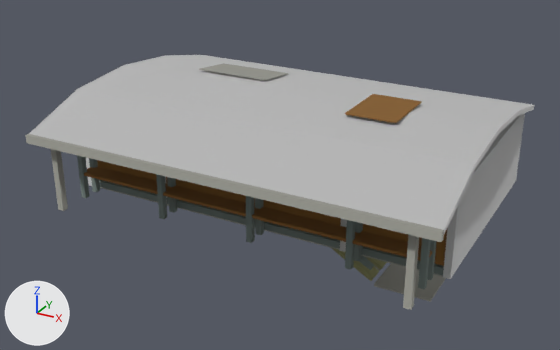
Before and after pictures for a commit that changed the FBX model entregas/teo-modelado/castellon/vestibulo/SM_VestibuloCastellon_v4_Liberada_LOD1.fbx.
Before and after are seen from a 50 mm lens placed at (20.9, -41.1, 20.8), pointed at (-0.9, -1.6, 1.0). Lighting does not change. The marker at lower left points along +X, +Y and +Z. The first picture is the older version. Where no turn or scale is listed for an object, it has been applied to the vertices.

In view in the first picture: 'Cubierta', 'SM_vestibulo_castellon_v4_LOD1'.
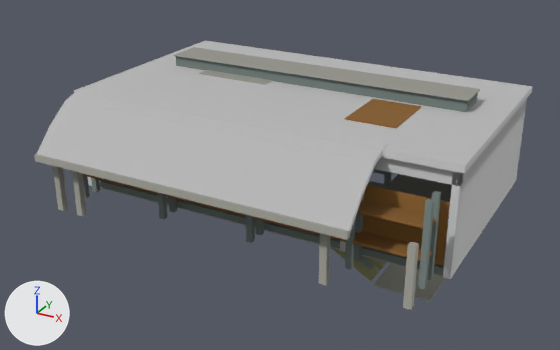
What changed in the scene script:
```text
Change me_sm_vestibulo_castellon_v4_lod1_001:
    used by ob_sm_vestibulo_castellon_v4_lod1; location = (0.0, 0.0, 0.0)
    remove me_sm_vestibulo_castellon_v4_lod1_001.from_pydata(...)  # 440 vertices, 330 faces; spans x -12.0..12.0, y -8.6..7.8, z -7.5..5.0
    add me_sm_vestibulo_castellon_v4_lod1_001.from_pydata(...)  # 440 vertices, 330 faces; spans x -12.0..12.0, y -8.6..7.8, z -7.5..6.0
    me_sm_vestibulo_castellon_v4_lod1_001 part 14: the loose piece of 8 vertices spanning x -12.0..12.0, y -7.0..-6.6, z 4.2..5.0 is moved by (0.0, 0.0, 1.0)
    me_sm_vestibulo_castellon_v4_lod1_001 part 15: 28 of the vertices in x -12.0..12.0, y -7.0..7.0, z 5.0 are moved by (0.0, 0.0, 1.0)
    other edits to the shape of me_sm_vestibulo_castellon_v4_lod1_001 do not show in these pictures
Change me_cubierta:
    used by ob_cubierta; location = (0.0, 0.0, 5.0)
    remove me_cubierta.from_pydata(...)  # 72 vertices, 54 faces; spans x -12.5..12.5, y -11.1..7.0, z -5.0..1.8
    add me_cubierta.from_pydata(...)  # 104 vertices, 78 faces; spans x -12.2..12.2, y -11.1..7.2, z -6.0..1.1
    me_cubierta part 1: a new loose piece, a box spanning x -12.2..12.2, y -7.2..7.2, z 0.0..0.4, in mat_mat_paleta32 (picture img_t_paleta32_png)
    me_cubierta part 2: a new loose piece, a box spanning x -10.0..10.0, y 0.4..2.6, z 0.4..1.1, in mat_mat_paleta32 (picture img_t_paleta32_png)
    me_cubierta part 3: a new loose piece, a box spanning x -10.1..10.1, y 0.3..2.7, z 1.09..1.15, in mat_mat_paleta32 (picture img_t_paleta32_png)
    me_cubierta part 4: the loose piece of 8 vertices spanning x -12.5..12.5, y -11.1..-6.4, z -0.6..1.3 is scaled about its middle by (0.8, 0.328, 0.938), then moved by (-2.0, -1.5, -2.2)
    me_cubierta part 5: the loose piece of 8 vertices spanning x -12.5..12.5, y -6.5..-2.0, z 1.0..1.7 is scaled about its middle by (0.8, 0.329, 0.926), then moved by (-2.0, -3.1, -1.1)
    me_cubierta part 6: a new loose piece, a box spanning x -12.0..8.0, y -11.15..-10.85, z -2.8..-2.4, in mat_mat_paleta32 (picture img_t_paleta32_png)
    me_cubierta part 7: a new loose piece, a box spanning x -9.7..-9.3, y -10.6..-10.2, z -6.0..-2.6, in mat_mat_paleta32 (picture img_t_paleta32_png)
    me_cubierta part 8: a new loose piece, a box spanning x 6.3..6.7, y -10.6..-10.2, z -6.0..-2.6, in mat_mat_paleta32 (picture img_t_paleta32_png)
    me_cubierta part 9: a new loose piece, a box spanning x -7.5..-2.5, y -0.5..2.5, z 0.4..0.46, in mat_mat_paleta32 (picture img_t_paleta32_png)
    me_cubierta part 10: the loose piece of 8 vertices spanning x 4.5..7.5, y -4.0..0.0, z 1.7..1.8 is moved by (0.0, 0.0, -1.3)
    me_cubierta part 11: a new loose piece, a box spanning x -11.2..-10.8, y -10.6..-10.2, z -6.0..-2.6, in mat_mat_paleta32 (picture img_t_paleta32_png)
    me_cubierta part 12: a new loose piece, a box spanning x 10.8..11.2, y -10.6..-10.2, z -6.0..-2.6, in mat_mat_paleta32 (picture img_t_paleta32_png)
    me_cubierta part 13: 6 loose pieces with 48 vertices, spanning x -12.5..12.5, y -11.1..7.0, z -5.0..1.8, are deleted
    other edits to the shape of me_cubierta do not show in these pictures
Change ob_cubierta:
    ob_cubierta.location: (0.0, 0.0, 5.0) -> (0.0, 0.0, 6.0)
```

Where the change shows, as pixel boxes (x1, y1, x2, y2) in the pictures (560 x 350 px; the box of a moved part takes in the faces that stretch with it):
'Cubierta', reshaped, moved
    before: (25, 55, 534, 310)
    after: (34, 41, 533, 310)
'SM_vestibulo_castellon_v4_LOD1', reshaped (7% taller)
    before: (77, 113, 525, 301)
    after: (82, 99, 527, 301)
part 1 of me_cubierta, added
    after: (74, 41, 533, 173)
part 2 of me_cubierta, added
    after: (176, 56, 478, 112)
part 3 of me_cubierta, added
    after: (174, 47, 480, 101)
part 4 of me_cubierta, moved or reshaped
    before: (29, 89, 475, 234)
    after: (37, 125, 363, 235)
part 5 of me_cubierta, moved or reshaped
    before: (78, 65, 500, 169)
    after: (66, 87, 387, 164)
part 6 of me_cubierta, added
    after: (34, 154, 350, 240)
part 7 of me_cubierta, added
    after: (72, 171, 87, 216)
part 8 of me_cubierta, added
    after: (319, 233, 331, 286)
part 9 of me_cubierta, added
    after: (199, 70, 273, 85)
part 10 of me_cubierta, moved or reshaped
    before: (345, 94, 422, 123)
    after: (345, 99, 421, 128)
part 11 of me_cubierta, added
    after: (53, 166, 68, 211)
part 12 of me_cubierta, added
    after: (403, 242, 419, 310)
part 13 of me_cubierta, deleted
    before: (25, 55, 534, 310)
part 14 of me_sm_vestibulo_castellon_v4_lod1_001, moved or reshaped (not visible before)
    after: (374, 157, 463, 186)
part 15 of me_sm_vestibulo_castellon_v4_lod1_001, moved or reshaped (mostly hidden)
    before: (86, 113, 525, 279)
    after: (88, 99, 527, 279)
